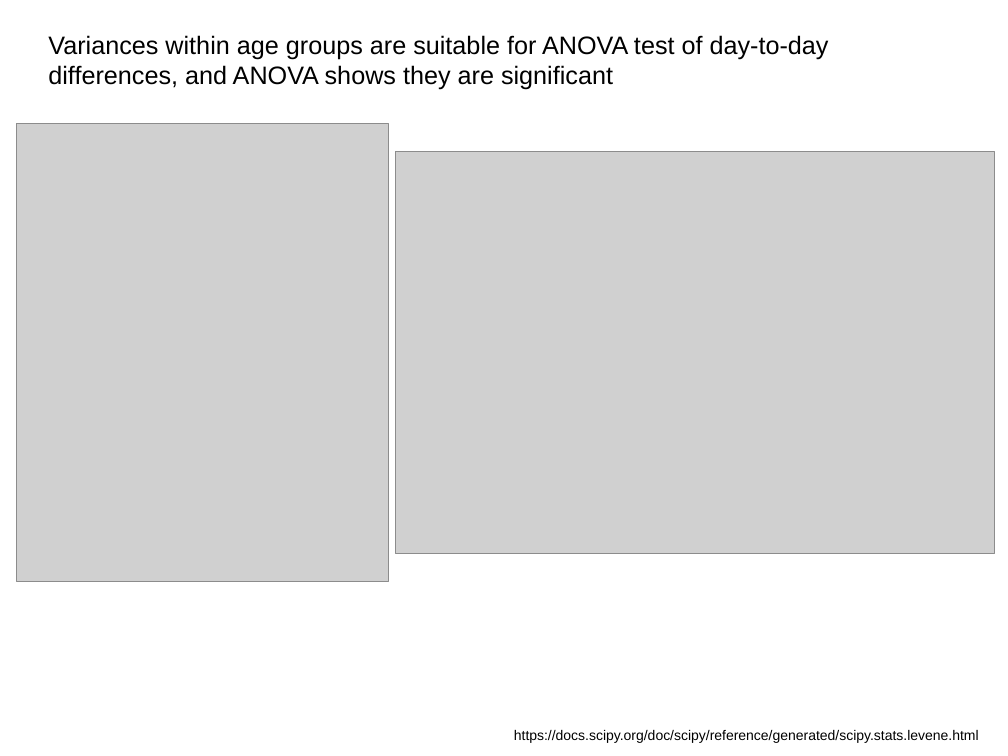
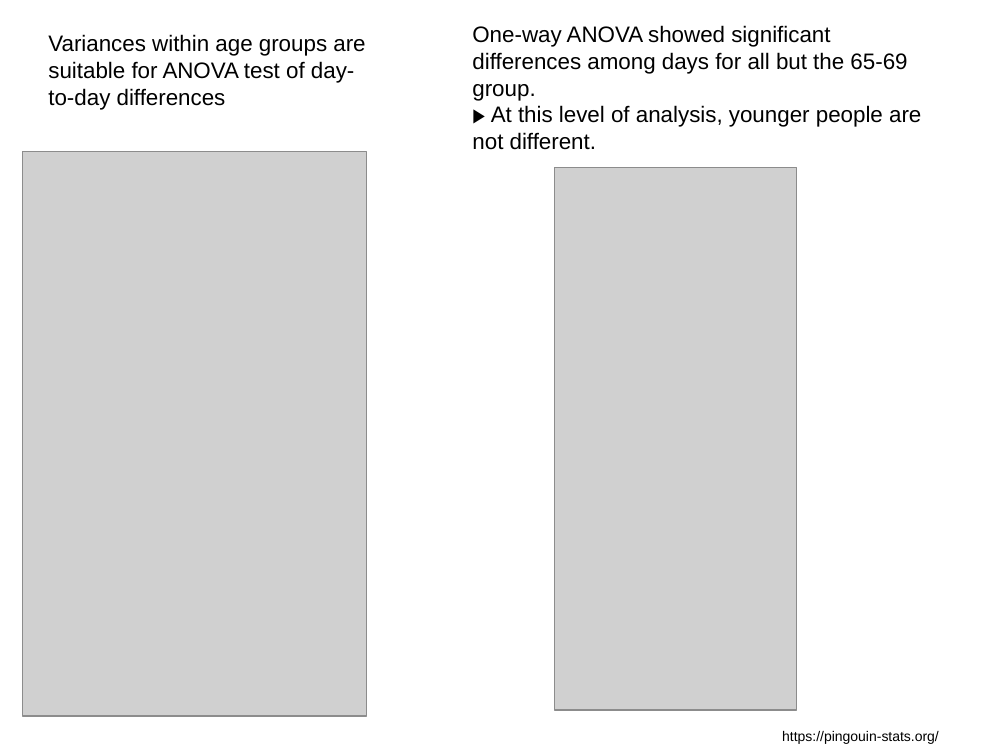
Before and after one commit to MimiBebe/Project-1Team3, a slide deck: slide 7 of Barbara_Project1_Team3.pptx. Drawn at 1008x756 pixels with LibreOffice and Linux fonts; fonts in the diff are those of the drawing; grey boxes stand for pictures. Boxes give left, top, right and bottom in pixels: in the first picture for what was removed or moved away, otherwise in the second. Text is boxed around its words. In the diff, an @@ line names an element or a change of style, - is before the commit and + after.

```diff
--- a/Barbara_Project1_Team3.pptx
+++ b/Barbara_Project1_Team3.pptx
@@ text added at [472,25,921,150], 16 pt, text #000000 @@
+One-way ANOVA showed significant differences among days for all but the 65-69 group.
+▶︎ At this level of analysis, younger people are not different.
@@ text at [48,34,365,110]: text changed; size 18 to 16 pt @@
-Variances within age groups are suitable for ANOVA test of day-to-day differences, and ANOVA shows they are significant
+Variances within age groups are suitable for ANOVA test of day-to-day differences
@@ picture: place and size @@
-picture at [17,124,388,582]
+picture at [22,151,366,716]
@@ picture removed at [395,151,994,553] @@
@@ picture added at [554,167,796,710] @@
@@ text at [782,731,939,744]: text changed @@
-https://docs.scipy.org/doc/scipy/reference/generated/scipy.stats.levene.html
+https://pingouin-stats.org/
```
Also in this commit, not shown: 5 other slides changed, 2 slides added, 2 slides removed, 1 other file.
